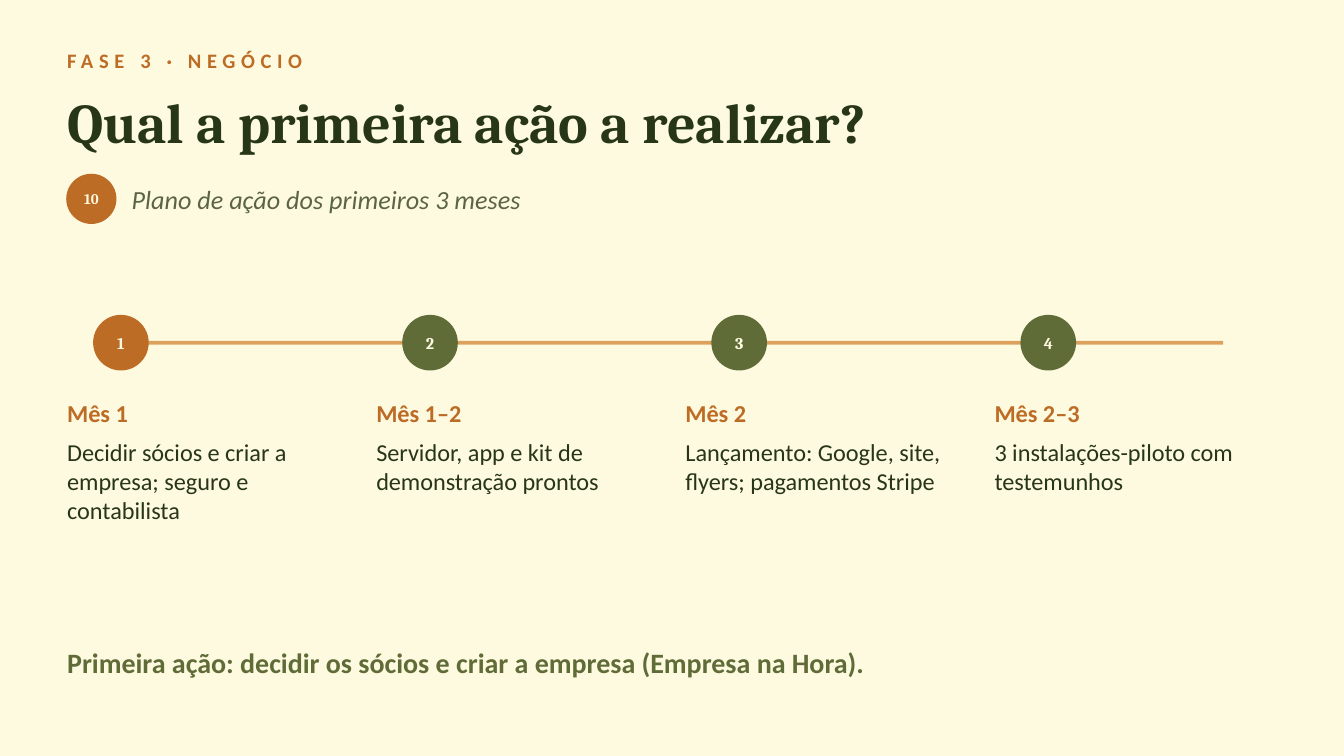
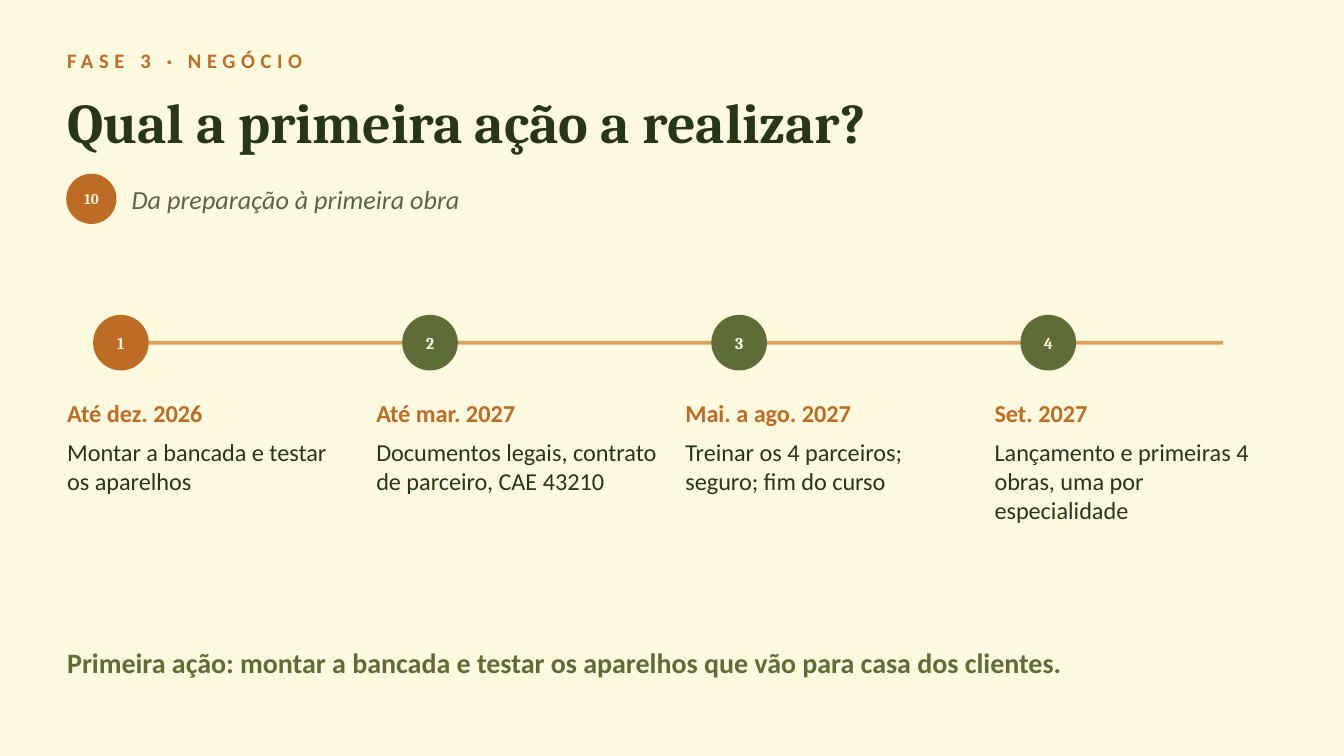
Before and after one commit to ruibraganca2014-coder/marketing-saas, a slide deck: slide 12 of domus-energia/negocio/Domus_Energia_Ideia_de_Negocio.pptx (slide 11 before the commit). Drawn at 1344x756 pixels with LibreOffice and Linux fonts; fonts in the diff are those of the drawing. Boxes give left, top, right and bottom in pixels: in the first picture for what was removed or moved away, otherwise in the second. Text is boxed around its words. In the diff, an @@ line names an element or a change of style, - is before the commit and + after.

```diff
--- a/domus-energia/negocio/Domus_Energia_Ideia_de_Negocio.pptx
+++ b/domus-energia/negocio/Domus_Energia_Ideia_de_Negocio.pptx
@@ text at (132, 191, 459, 214): text changed @@
-Plano de ação dos primeiros 3 meses
+Da preparação à primeira obra
@@ text at (67, 405, 202, 422): text changed @@
-Mês 1
+Até dez. 2026
@@ text at (376, 405, 515, 422): text changed @@
-Mês 1–2
+Até mar. 2027
@@ text at (685, 405, 851, 426): text changed @@
-Mês 2
+Mai. a ago. 2027
@@ text at (995, 406, 1087, 422): text changed @@
-Mês 2–3
+Set. 2027
@@ text at (67, 444, 326, 494): text changed @@
-Decidir sócios e criar a empresa; seguro e contabilista
+Montar a bancada e testar os aparelhos
@@ text at (376, 444, 656, 494): text changed @@
-Servidor, app e kit de demonstração prontos
+Documentos legais, contrato de parceiro, CAE 43210
@@ text at (685, 444, 902, 494): text changed @@
-Lançamento: Google, site, flyers; pagamentos Stripe
+Treinar os 4 parceiros; seguro; fim do curso
@@ text at (995, 444, 1248, 523): text changed @@
-3 instalações-piloto com testemunhos
+Lançamento e primeiras 4 obras, uma por especialidade
@@ text at (67, 653, 1061, 678): text changed @@
-Primeira ação: decidir os sócios e criar a empresa (Empresa na Hora).
+Primeira ação: montar a bancada e testar os aparelhos que vão para casa dos clientes.
```
Also in this commit, not shown: 11 other slides changed, 1 slide added, 4 other files.
